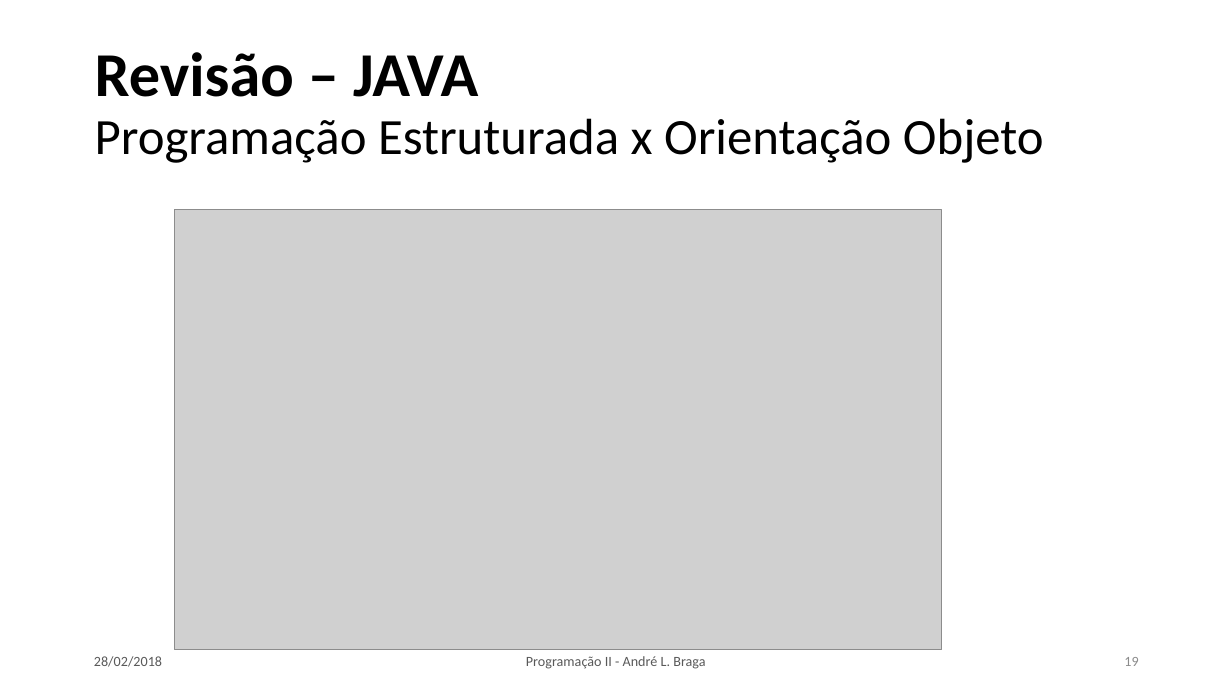
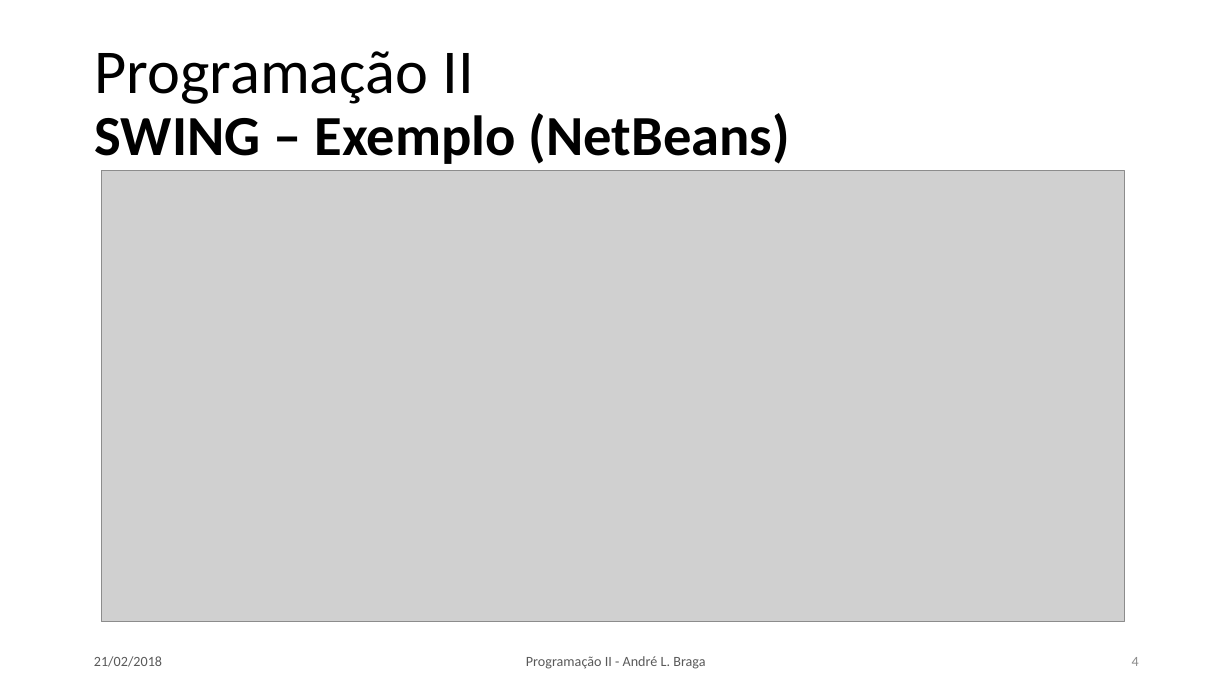
Before and after one commit to LeoCaronezi/CURSOS, a slide deck: slide 4 of Programacao II/SLIDES/PII_Aula_02.pptx (slide 19 before the commit). Drawn at 1232x693 pixels with LibreOffice and Linux fonts; fonts in the diff are those of the drawing; grey boxes stand for pictures. Boxes give left, top, right and bottom in pixels: in the first picture for what was removed or moved away, otherwise in the second. Text is boxed around its words. In the diff, an @@ line names an element or a change of style, - is before the commit and + after.

```diff
--- a/Programacao II/SLIDES/PII_Aula_02.pptx
+++ b/Programacao II/SLIDES/PII_Aula_02.pptx
@@ title at (95,51,790,164): text changed; size 39.6 to 44.1 pt; bold on @@
-Revisão – JAVA
-Programação Estruturada x Orientação Objeto
+Programação II
+SWING – Exemplo (NetBeans)
@@ picture: place and size @@
-picture at (174,210,942,650)
+picture at (101,171,1125,622)
@@ text at (94,656,162,667): text changed @@
-28/02/2018
+21/02/2018
@@ page number at (1132,657,1139,666): text changed @@
-19
+4
```
Also in this commit, not shown: 3 other slides changed, 6 slides added, 15 slides removed, 8 other files.
